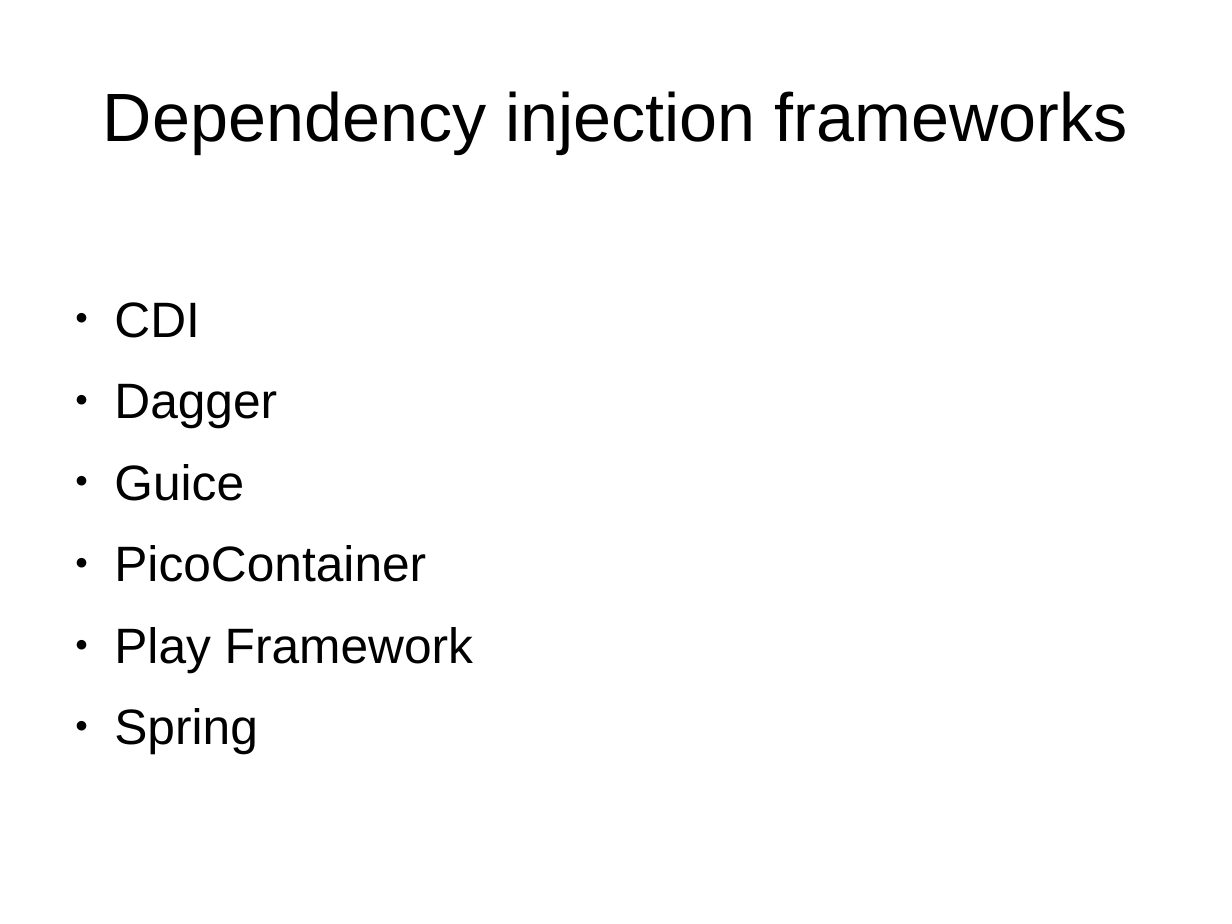
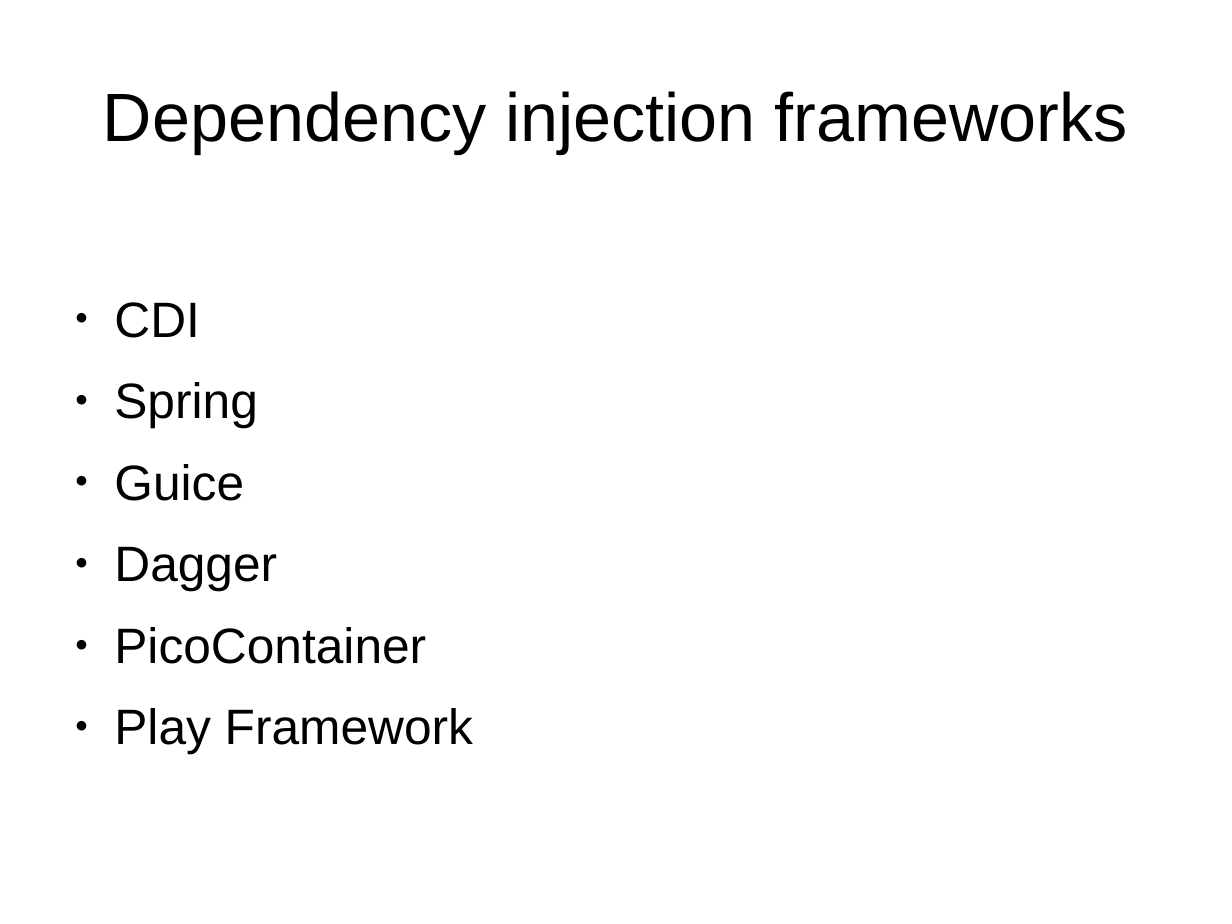
Before and after one commit to FrigoCoder/CDI, a slide deck: slide 23 of CDI.odp. Drawn at 1232x924 pixels with LibreOffice and Linux fonts; fonts in the diff are those of the drawing. Boxes give left, top, right and bottom in pixels: in the first picture for what was removed or moved away, otherwise in the second. Text is boxed around its words. In the diff, an @@ line names an element or a change of style, - is before the commit and + after.

Commit message:
Safety commit

```diff
--- a/CDI.odp
+++ b/CDI.odp
@@ text at (114,382,258,501): paragraphs added @@
+● Spring
+● Guice
@@ text at (114,708,258,754): paragraph removed @@
-● Spring
```
